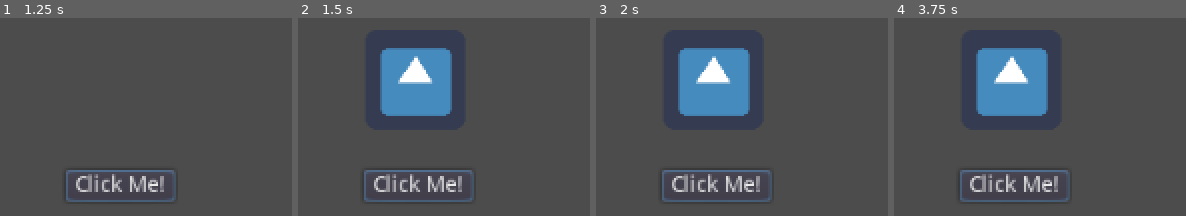
Above: before the commit, frames 1-4 (left to right).
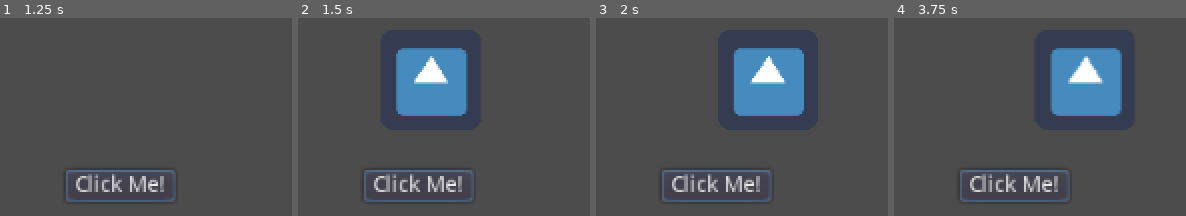
Above: after the commit, the same moments.

Repository: KentuLiveAccount/godot_book
Game: Godot game, scene res://MyFirstScene.tscn
The game is run twice, just before and just after one commit, with the same random seed, the same clock (stepped at 60 frames per second) and the same inputs. The engine's default icon, where the game draws it, is replaced by a stand-in: a white triangle on a blue panel in a dark square.
Inputs:
- Up to frame 1 (1.25 s): click "Click Me!" at 0.5 s
- Up to frame 2 (1.5 s): tap Enter at 1.25 s; hold Right (ui_right) from 1.28 s (still down)
- Up to frame 3 (2 s): keep holding Right (ui_right)
- Up to frame 4 (3.75 s): release Right (ui_right) at 2.03 s; hold Left (ui_left) 2.03-2.78 s; hold Right (ui_right) from 2.78 s (still down)

Frame 1 is identical in both runs. In frame 2, 5.3% of the frame differs, in the area x 28-59%, y 15-50%; in frame 3, 13%; in frame 4, 17%, in the area x 28-79%, y 15-50%.

Commit message:
Move sprite with keyboard

Diff:
--- a/Godot_Book/MyFirstScene.tscn
+++ b/Godot_Book/MyFirstScene.tscn
@@ -1,8 +1,9 @@
-[gd_scene load_steps=4 format=2]
+[gd_scene load_steps=5 format=2]
 
 [ext_resource path="res://MyFirstScene.gd" type="Script" id=1]
 [ext_resource path="res://icon.png" type="Texture" id=2]
-[ext_resource path="res://subscene.tscn" type="PackedScene" id=3]
+[ext_resource path="res://Sprite.gd" type="Script" id=3]
+[ext_resource path="res://subscene.tscn" type="PackedScene" id=4]
 
 [node name="MyFirstScene" type="Node2D"]
 script = ExtResource( 1 )
@@ -10,6 +11,7 @@
 [node name="Sprite" type="Sprite" parent="."]
 position = Vector2( 468, 287 )
 texture = ExtResource( 2 )
+script = ExtResource( 3 )
 
 [node name="Button" type="Button" parent="."]
 margin_left = 435.0
--- /dev/null
+++ b/Godot_Book/Sprite.gd
@@ -0,0 +1,19 @@
+extends Sprite
+
+const MOVEMENT_SPEED = 50 # pixels per second
+
+# Declare member variables here. Examples:
+# var a = 2
+# var b = "text"
+
+
+# Called every frame. 'delta' is the elapsed time since the previous frame.
+func _process(delta):
+	var input_direction = 0 # 0 is no movement, 1 is right, -1 is left
+
+	if Input.is_action_pressed("ui_left"):
+		input_direction = -1
+	elif Input.is_action_pressed("ui_right"):
+		input_direction = 1
+
+	position.x += input_direction * MOVEMENT_SPEED * delta
Not shown: 1 places in Godot_Book/MyFirstScene.tscn that only renumber resources
